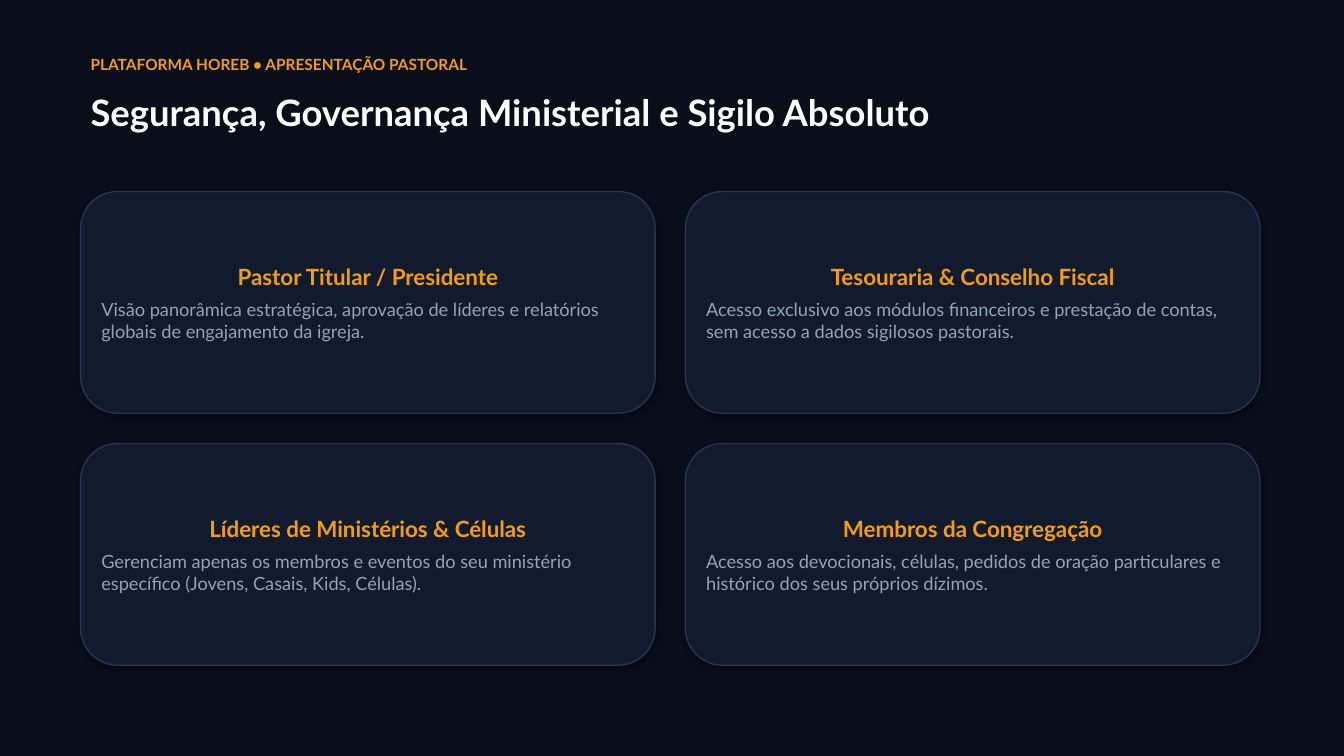
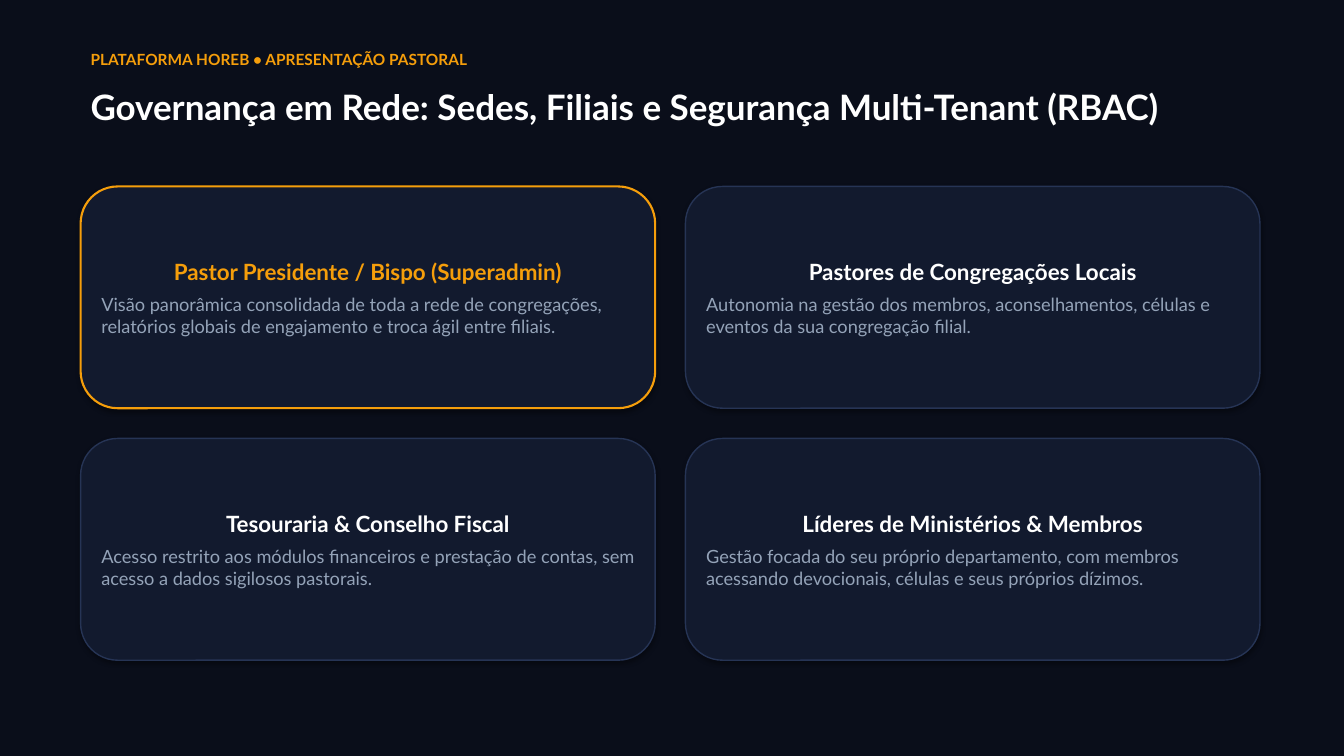
Before and after one commit to lynxemssistema-blip/horeb, a slide deck: slide 11 of Apresentacao_Horeb_Pastores.pptx (slide 9 before the commit). Drawn at 1344x756 pixels with LibreOffice and Linux fonts; fonts in the diff are those of the drawing. Boxes give left, top, right and bottom in pixels: in the first picture for what was removed or moved away, otherwise in the second. Text is boxed around its words. In the diff, an @@ line names an element or a change of style, - is before the commit and + after.

```diff
--- a/Apresentacao_Horeb_Pastores.pptx
+++ b/Apresentacao_Horeb_Pastores.pptx
@@ text "PLATAFORMA HOREB • APRESENTAÇÃO PASTORAL" moved from (x1=91, y1=57, x2=467, y2=73) to (x1=91, y1=52, x2=467, y2=68) @@
@@ text at (x1=91, y1=92, x2=1158, y2=127): text changed; size 26 to 25 pt @@
-Segurança, Governança Ministerial e Sigilo Absoluto
+Governança em Rede: Sedes, Filiais e Segurança Multi-Tenant (RBAC)
@@ rounded rectangle "Pastor Presidente / Bispo (Superadmin)" at (x1=81, y1=187, x2=655, y2=408): outline #263455 1 pt to #F59E0B 1.5 pt @@
@@ text in rounded rectangle at (x1=101, y1=262, x2=602, y2=337): text changed @@
-Pastor Titular / Presidente
-Visão panorâmica estratégica, aprovação de líderes e relatórios globais de engajamento da igreja.
+Pastor Presidente / Bispo (Superadmin)
+Visão panorâmica consolidada de toda a rede de congregações, relatórios globais de engajamento e troca ágil entre filiais.
@@ text in rounded rectangle at (x1=706, y1=263, x2=1210, y2=337): text changed @@
-Tesouraria & Conselho Fiscal
-Acesso exclusivo aos módulos financeiros e prestação de contas, sem acesso a dados sigilosos pastorais.
+Pastores de Congregações Locais
+Autonomia na gestão dos membros, aconselhamentos, células e eventos da sua congregação filial.
@@ 4 rounded rectangles moved together from (x1=81, y1=192, x2=1260, y2=665) to (x1=81, y1=187, x2=1260, y2=660) @@
@@ text in rounded rectangle at (x1=101, y1=515, x2=634, y2=589): text changed @@
-Líderes de Ministérios & Células
-Gerenciam apenas os membros e eventos do seu ministério específico (Jovens, Casais, Kids, Células).
+Tesouraria & Conselho Fiscal
+Acesso restrito aos módulos financeiros e prestação de contas, sem acesso a dados sigilosos pastorais.
@@ text in rounded rectangle at (x1=706, y1=515, x2=1179, y2=588): text changed @@
-Membros da Congregação
-Acesso aos devocionais, células, pedidos de oração particulares e histórico dos seus próprios dízimos.
+Líderes de Ministérios & Membros
+Gestão focada do seu próprio departamento, com membros acessando devocionais, células e seus próprios dízimos.
```
Also in this commit, not shown: 9 other slides changed, 2 slides added, 15 other files.
